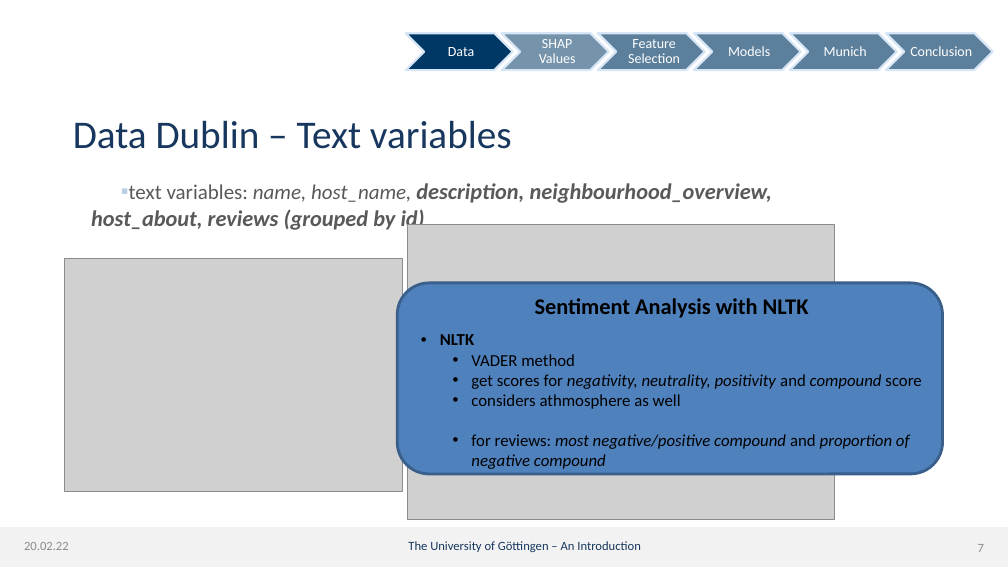
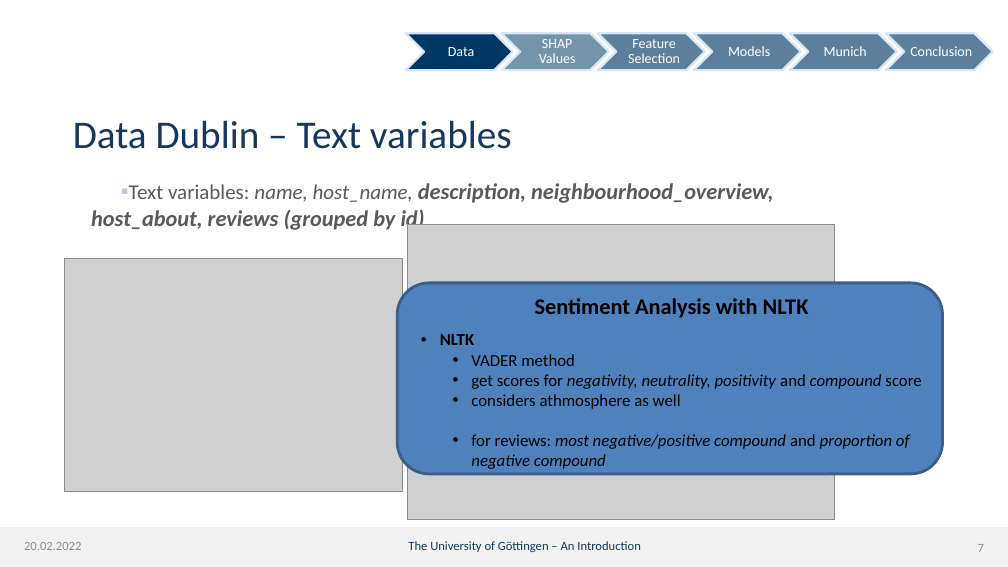
Before and after one commit to dmnk1308/DubAir, a slide deck: slide 7 of Präsi.pptx. Drawn at 1008x567 pixels with LibreOffice and Linux fonts; fonts in the diff are those of the drawing; grey boxes stand for pictures; background and template pictures are left out. Boxes give left, top, right and bottom in pixels: in the first picture for what was removed or moved away, otherwise in the second. Text is boxed around its words. In the diff, an @@ line names an element or a change of style, - is before the commit and + after.

```diff
--- a/Präsi.pptx
+++ b/Präsi.pptx
@@ text at (91, 183, 773, 232): text changed @@
-▪ text variables: name, host_name, description, neighbourhood_overview, host_about, reviews (grouped by id)
+▪ Text variables: name, host_name, description, neighbourhood_overview, host_about, reviews (grouped by id)
@@ text at (24, 542, 81, 550): text changed @@
-20.02.22
+20.02.2022
```
Also in this commit, not shown: 32 other slides changed.
